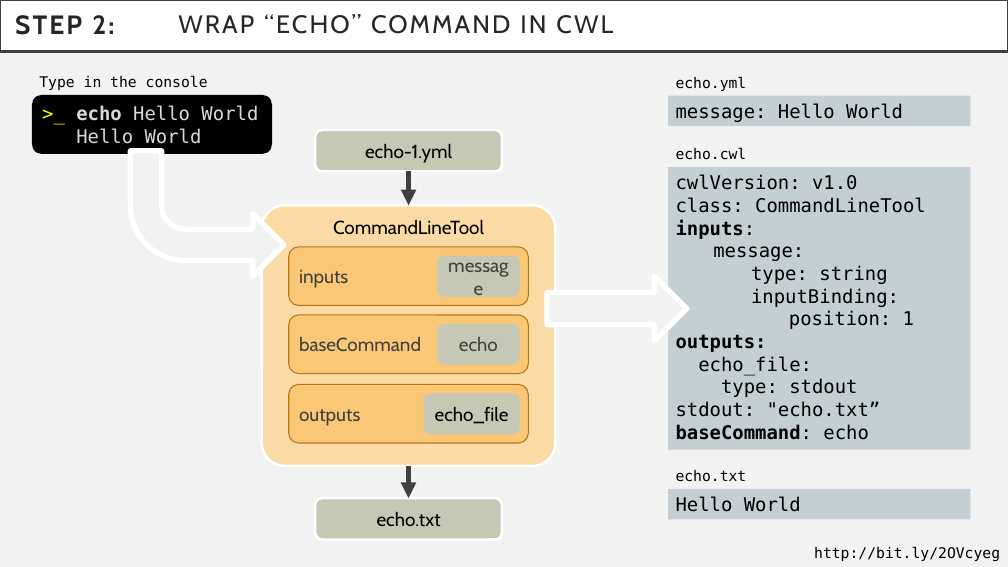
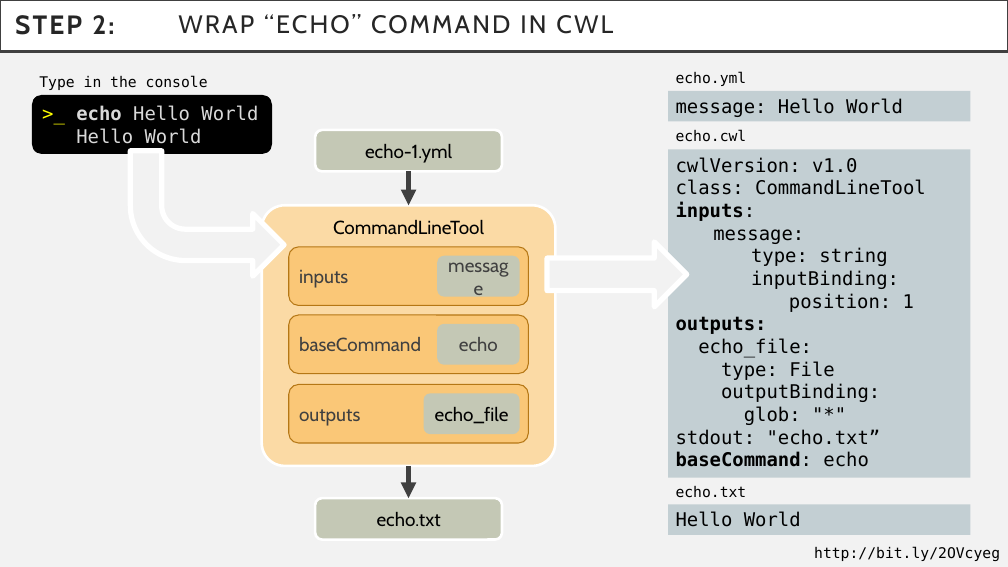
Before and after one commit to michael-kotliar/cwl_training, a slide deck: slide 3 of slides/cwl_workshop.pptx. Drawn at 1008x567 pixels with LibreOffice and Linux fonts; fonts in the diff are those of the drawing. Boxes give left, top, right and bottom in pixels: in the first picture for what was removed or moved away, otherwise in the second. Text is boxed around its words. In the diff, an @@ line names an element or a change of style, - is before the commit and + after.

Commit message:
Fix bug in echo tool
Update slides

```diff
--- a/slides/cwl_workshop.pptx
+++ b/slides/cwl_workshop.pptx
@@ text "echo.yml" moved from (x1=676, y1=76, x2=747, y2=91) to (x1=676, y1=71, x2=747, y2=86) @@
@@ rectangle "message: Hello World" moved from (x1=668, y1=95, x2=971, y2=126) to (x1=668, y1=91, x2=971, y2=121) @@
@@ text "echo.cwl" moved from (x1=676, y1=147, x2=747, y2=160) to (x1=676, y1=129, x2=747, y2=142) @@
@@ rectangle "cwlVersion: v1.0" resized from (x1=668, y1=167, x2=971, y2=450) to (x1=668, y1=150, x2=971, y2=478) @@
@@ right arrow moved from (x1=547, y1=276, x2=687, y2=341) to (x1=547, y1=242, x2=687, y2=307) @@
@@ text in rectangle at (x1=676, y1=316, x2=881, y2=445): text changed @@
-outputs:
-echo_file:
-type: stdout
-stdout: "echo.txt”
+outputs:
+echo_file:
+type: File
+outputBinding:
+glob: "*"
+stdout: "echo.txt”
@@ text "echo.txt" moved from (x1=676, y1=470, x2=747, y2=482) to (x1=676, y1=486, x2=747, y2=498) @@
@@ rectangle "Hello World" moved from (x1=668, y1=489, x2=971, y2=520) to (x1=668, y1=504, x2=971, y2=535) @@
```
Also in this commit, not shown: 1 other file.
